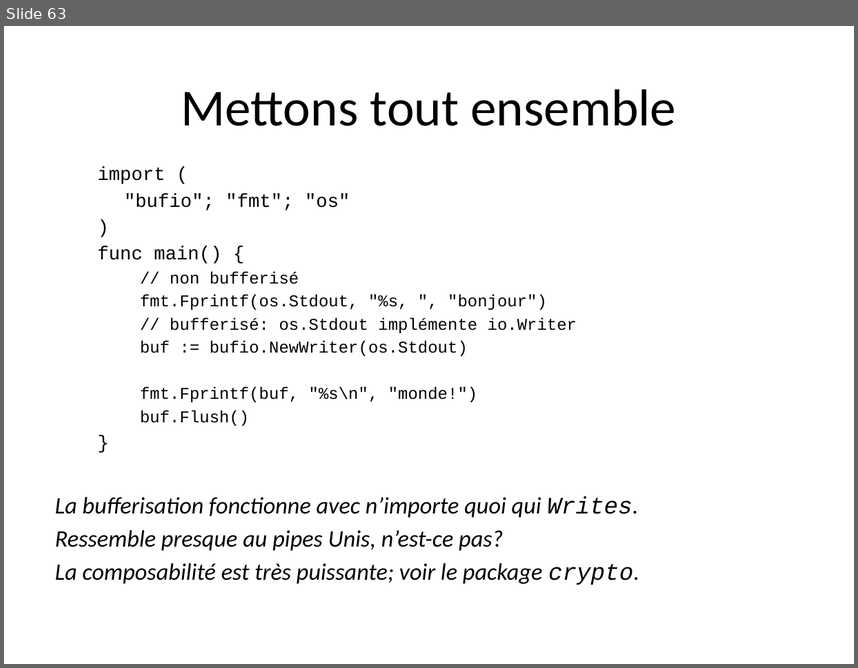
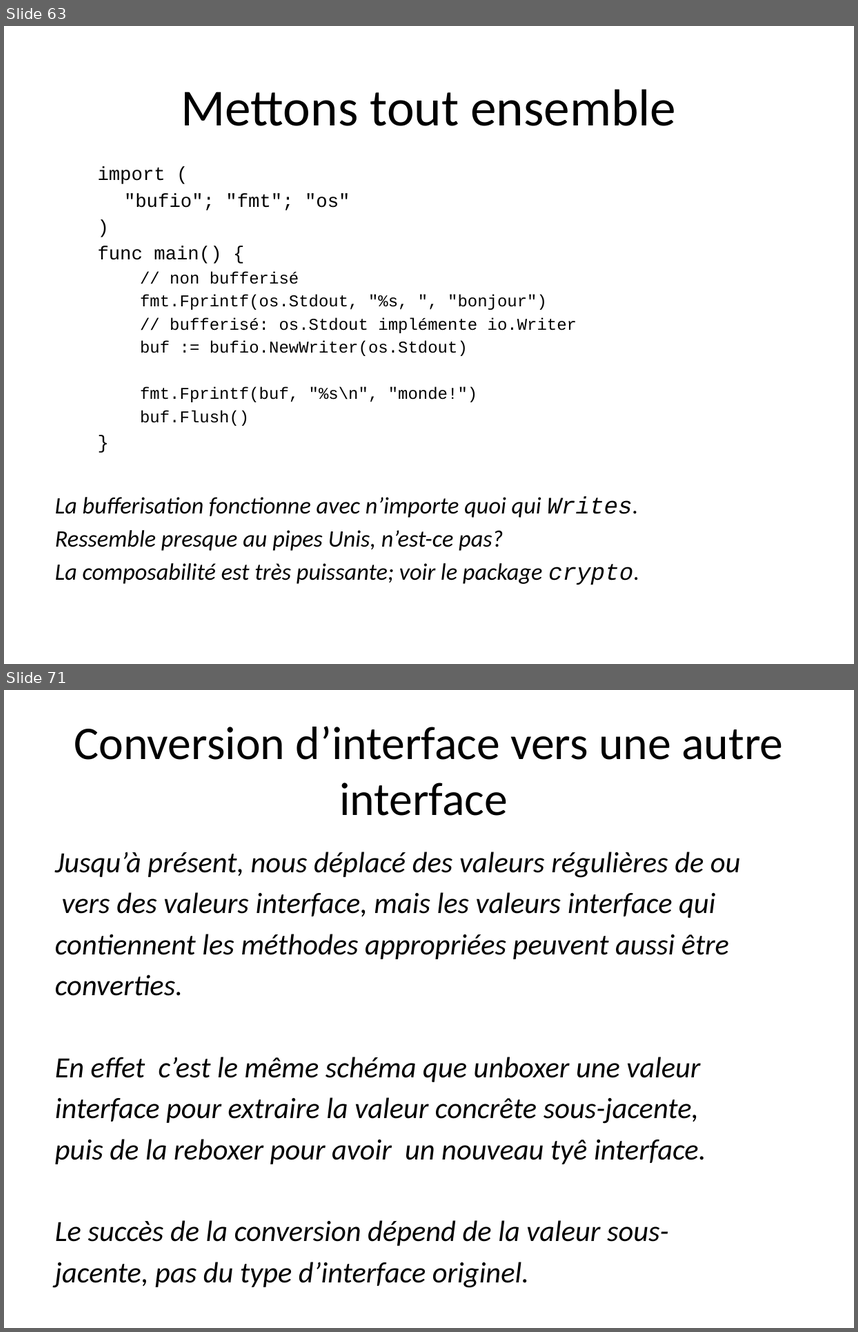
Before and after one commit to trash-anger/golang-france, a slide deck: Go-documentation/cours-general/Go-partie2.pptx. Shown one above the other, each under a label of ours: slide 63 before the commit, slides 63 and 71 after it; the slides between them are not shown. The pictures are 858x668 and 858x1332 pixels, drawn with LibreOffice and Linux fonts; fonts in the diff are those of the drawing; background and template pictures are left out. Boxes give left, top, right and bottom in pixels: in the first picture for what was removed or moved away, otherwise in the second. Text is boxed around its words. In the diff, an @@ line names an element or a change of style, - is before the commit and + after.

```diff
--- a/Go-documentation/cours-general/Go-partie2.pptx
+++ b/Go-documentation/cours-general/Go-partie2.pptx
@@ slide 71 added at (x1=4, y1=690, x2=854, y2=1328), background #FFFFFF @@
@@ title added at (x1=74, y1=726, x2=783, y2=816), 39.6 pt, text #000000 @@
+Conversion d’interface vers une autre interface
@@ text added at (x1=55, y1=851, x2=741, y2=1245), 24.8 pt, text #000000, italic @@
+Jusqu’à présent, nous déplacé des valeurs régulières de ou
+vers des valeurs interface, mais les valeurs interface qui
+contiennent les méthodes appropriées peuvent aussi être
+converties.
+En effet c’est le même schéma que unboxer une valeur
+interface pour extraire la valeur concrête sous-jacente,
+puis de la reboxer pour avoir un nouveau tyê interface.
+Le succès de la conversion dépend de la valeur sous-
+jacente, pas du type d’interface originel.
```
Also in this commit, not shown: 22 other slides added, 1 slide removed, 1 other file.
